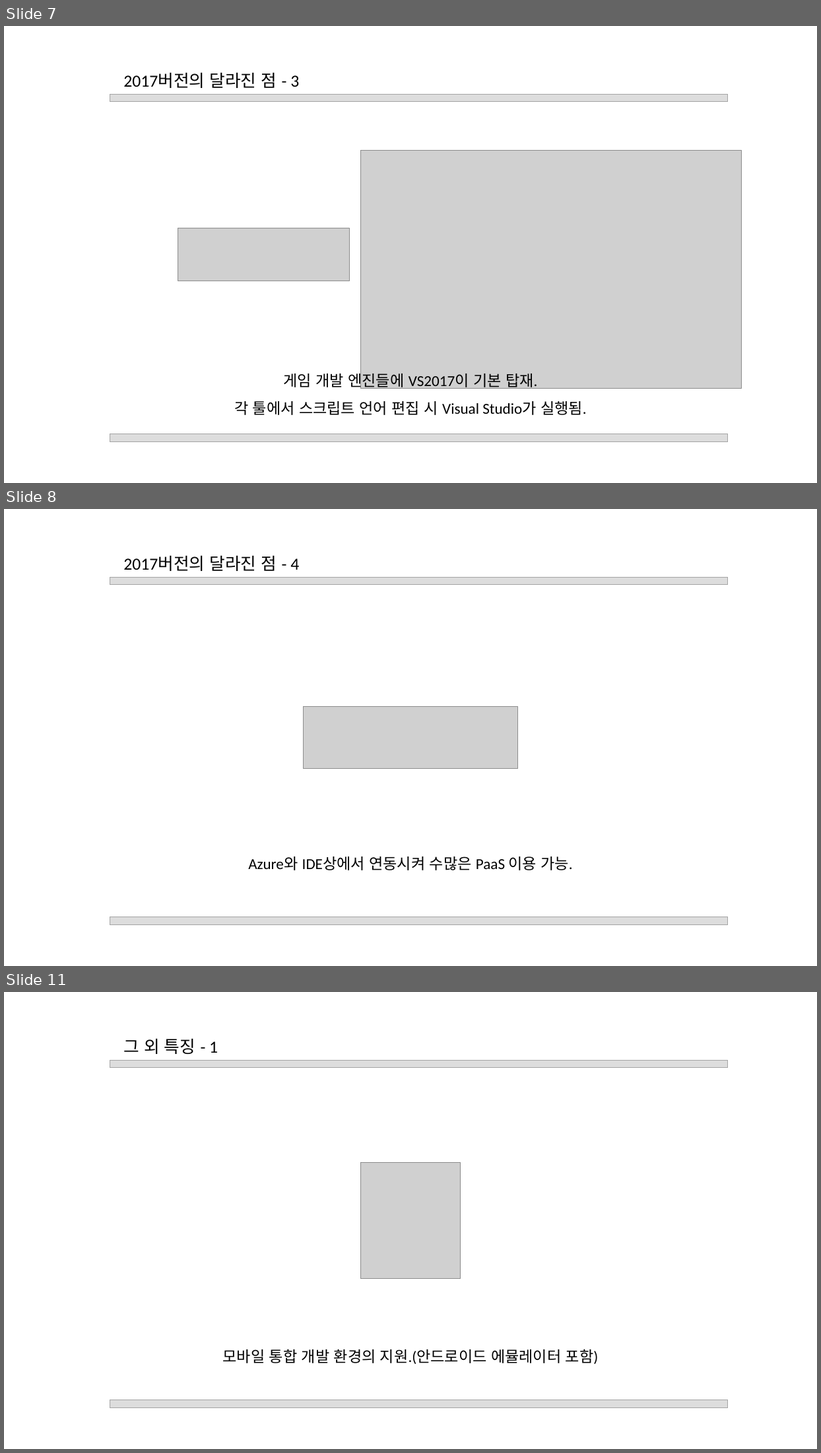
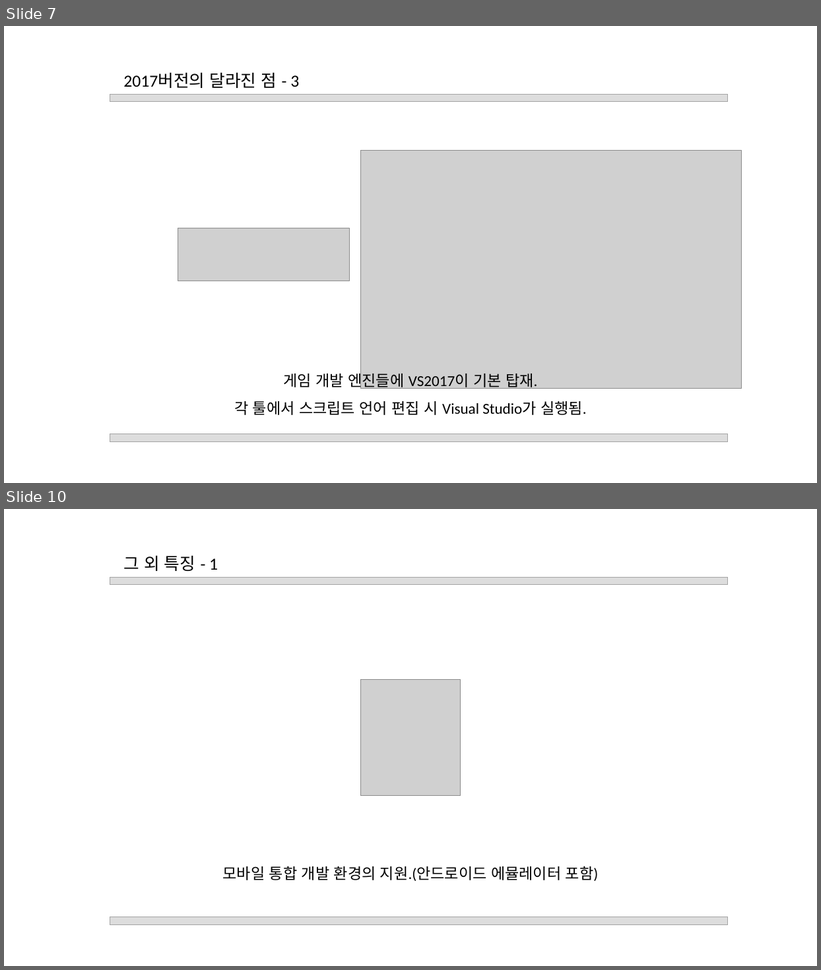
Before and after one commit to Mikusnuz/MyPractice, a slide deck: Study/7. Visual Studio(2017).pptx. Shown one above the other, each under a label of ours: slides 7, 8 and 11 before the commit, slides 7 and 10 after it; the slides between them are not shown. The pictures are 821x1453 and 821x970 pixels, drawn with LibreOffice and Linux fonts; fonts in the diff are those of the drawing; grey boxes stand for pictures. Boxes give left, top, right and bottom in pixels: in the first picture for what was removed or moved away, otherwise in the second. Text is boxed around its words. In the diff, an @@ line names an element or a change of style, - is before the commit and + after.

```diff
--- a/Study/7. Visual Studio(2017).pptx
+++ b/Study/7. Visual Studio(2017).pptx
@@ slide 8 removed at bbox=[4, 509, 817, 966], background #FFFFFF @@
@@ text removed at bbox=[123, 555, 299, 571] @@
-2017버전의 달라진 점 - 4
@@ rectangle removed at bbox=[110, 578, 728, 586] @@
@@ picture removed at bbox=[303, 706, 517, 769] @@
@@ text removed at bbox=[248, 857, 572, 871] @@
-Azure와 IDE상에서 연동시켜 수많은 PaaS 이용 가능.
@@ rectangle removed at bbox=[110, 917, 728, 925] @@
@@ what was slide 11 is now slide 10 @@
```
Also in this commit, not shown: 4 slides changed, 2 other files.
